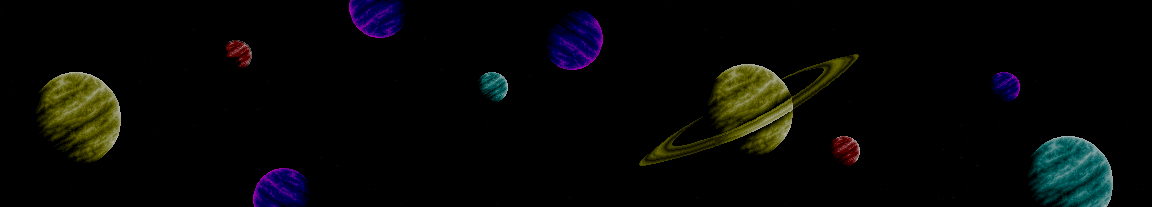
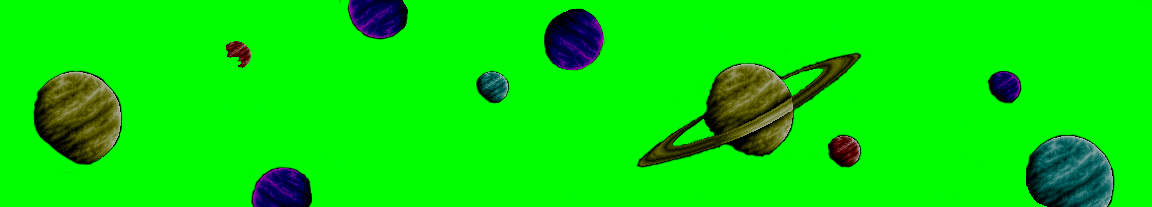
Layers edited between the first and the second w=1152, h=207 image:
painted on "Capa 1" over (93, 0, 1092, 207)
added layer "Capa 3" above "Capa 2" over (0, 0, 1152, 207)
hid "Capa 2" over (0, 0, 1152, 207)
